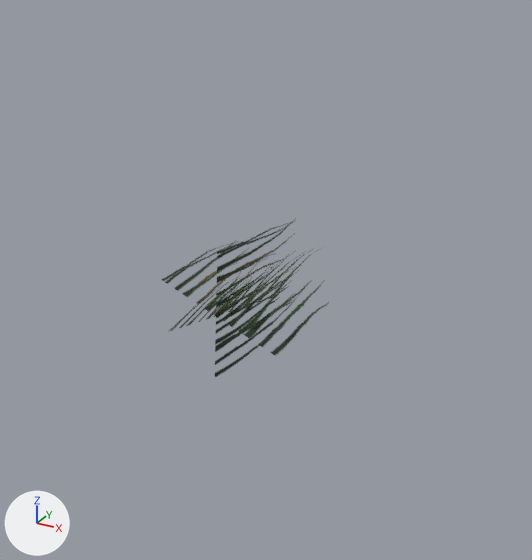
The glTF model models/vegetation/Tuft_Woodland.glb, before and after one commit.
The view is the same before and after, from a 50 mm lens placed at (0.374, -0.572, 0.34), pointed at (0.001, 0.105, 0.001). Arrows for +X, +Y and +Z are at lower left; the lights stay in place. The first picture is the older version.

Objects in the first picture: 'Tuft_Woodland'.
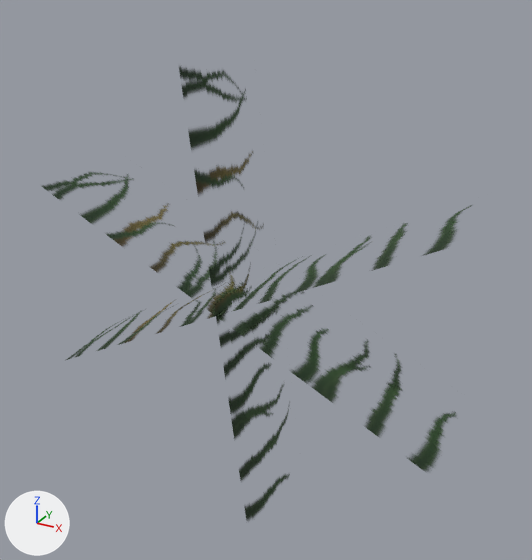
Boxes (x1, y1, x2, y2) around the edits, measured in the pictures (532 x 560 px):
'Tuft_Woodland', reshaped (157% wider, 184% taller)
    before: (162, 218, 329, 377)
    after: (41, 67, 471, 521)

The edits, one by one:
me_tuft_woodland is used by ob_tuft_woodland; location (0.0, 0.0, 0.0).
me_tuft_woodland had 30 vertices, 24 faces and spanned x -0.075..0.077, y 0.0..0.211, z -0.08..0.08.
me_tuft_woodland now has 30 vertices, 24 faces and spans x -0.249..0.252, y 0.0..0.163, z -0.273..0.274.
Part 1, on me_tuft_woodland:
Vertex 0 of me_tuft_woodland moves from (0.004, 0.0, 0.08) to (-0.036, 0.0, 0.273).
Vertex 1 of me_tuft_woodland moves from (-0.004, 0.0, -0.08) to (0.036, 0.0, -0.273).
Vertex 2 of me_tuft_woodland moves from (0.011, 0.06, 0.08) to (-0.029, 0.038, 0.274).
Vertex 3 of me_tuft_woodland moves from (0.002, 0.06, -0.08) to (0.042, 0.038, -0.272).
Vertex 4 of me_tuft_woodland moves from (0.015, 0.115, 0.079) to (-0.026, 0.074, 0.274).
Vertex 5 of me_tuft_woodland moves from (0.006, 0.115, -0.08) to (0.045, 0.074, -0.271).
Vertex 6 of me_tuft_woodland moves from (0.013, 0.166, 0.079) to (-0.028, 0.106, 0.274).
Vertex 7 of me_tuft_woodland moves from (0.004, 0.166, -0.08) to (0.043, 0.106, -0.272).
Vertex 8 of me_tuft_woodland moves from (0.009, 0.211, 0.08) to (-0.034, 0.135, 0.273).
Vertex 9 of me_tuft_woodland moves from (0.0, 0.211, -0.08) to (0.037, 0.135, -0.272).
Vertex 10 of me_tuft_woodland moves from (-0.074, 0.0, 0.03) to (-0.249, 0.0, 0.118).
Vertex 11 of me_tuft_woodland moves from (0.074, 0.0, -0.03) to (0.249, 0.0, -0.118).
Vertex 12 of me_tuft_woodland moves from (-0.072, 0.051, 0.035) to (-0.246, 0.041, 0.123).
Vertex 13 of me_tuft_woodland moves from (0.076, 0.051, -0.024) to (0.251, 0.041, -0.112).
Vertex 14 of me_tuft_woodland moves from (-0.071, 0.098, 0.037) to (-0.245, 0.079, 0.126).
Vertex 15 of me_tuft_woodland moves from (0.077, 0.098, -0.022) to (0.252, 0.079, -0.109).
Vertex 16 of me_tuft_woodland moves from (-0.072, 0.144, 0.036) to (-0.246, 0.114, 0.124).
Vertex 17 of me_tuft_woodland moves from (0.077, 0.144, -0.023) to (0.252, 0.114, -0.111).
Vertex 18 of me_tuft_woodland moves from (-0.074, 0.186, 0.032) to (-0.248, 0.146, 0.119).
Vertex 19 of me_tuft_woodland moves from (0.075, 0.186, -0.028) to (0.249, 0.146, -0.116).
Vertex 20 of me_tuft_woodland moves from (-0.07, 0.0, -0.038) to (-0.245, 0.0, -0.125).
Vertex 21 of me_tuft_woodland moves from (0.07, 0.0, 0.038) to (0.245, 0.0, 0.125).
Vertex 22 of me_tuft_woodland moves from (-0.074, 0.054, -0.032) to (-0.248, 0.044, -0.12).
Vertex 23 of me_tuft_woodland moves from (0.067, 0.054, 0.045) to (0.242, 0.044, 0.131).
Vertex 24 of me_tuft_woodland moves from (-0.075, 0.104, -0.029) at pixel (209, 290) to (-0.249, 0.086, -0.117).
Vertex 25 of me_tuft_woodland moves from (0.065, 0.104, 0.048) to (0.24, 0.086, 0.134).
Vertex 26 of me_tuft_woodland moves from (-0.075, 0.149, -0.03) at pixel (230, 278) to (-0.249, 0.126, -0.118).
Vertex 27 of me_tuft_woodland moves from (0.066, 0.149, 0.046) to (0.241, 0.126, 0.133).
Vertex 28 of me_tuft_woodland moves from (-0.072, 0.19, -0.035) at pixel (248, 271) to (-0.247, 0.163, -0.121).
Vertex 29 of me_tuft_woodland moves from (0.069, 0.19, 0.041) to (0.243, 0.163, 0.129).
